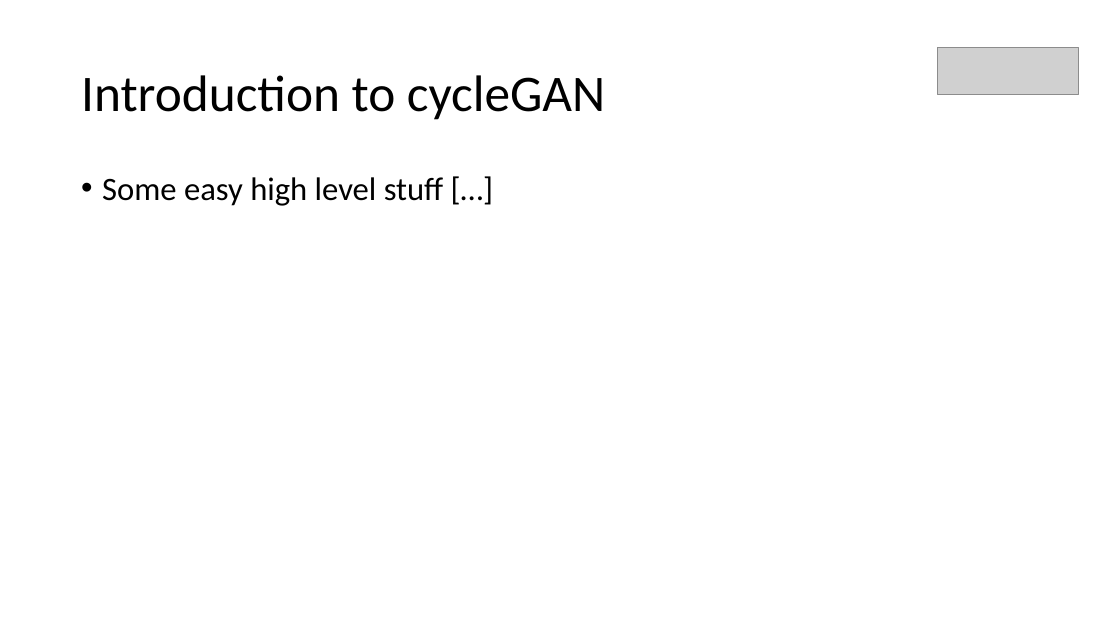
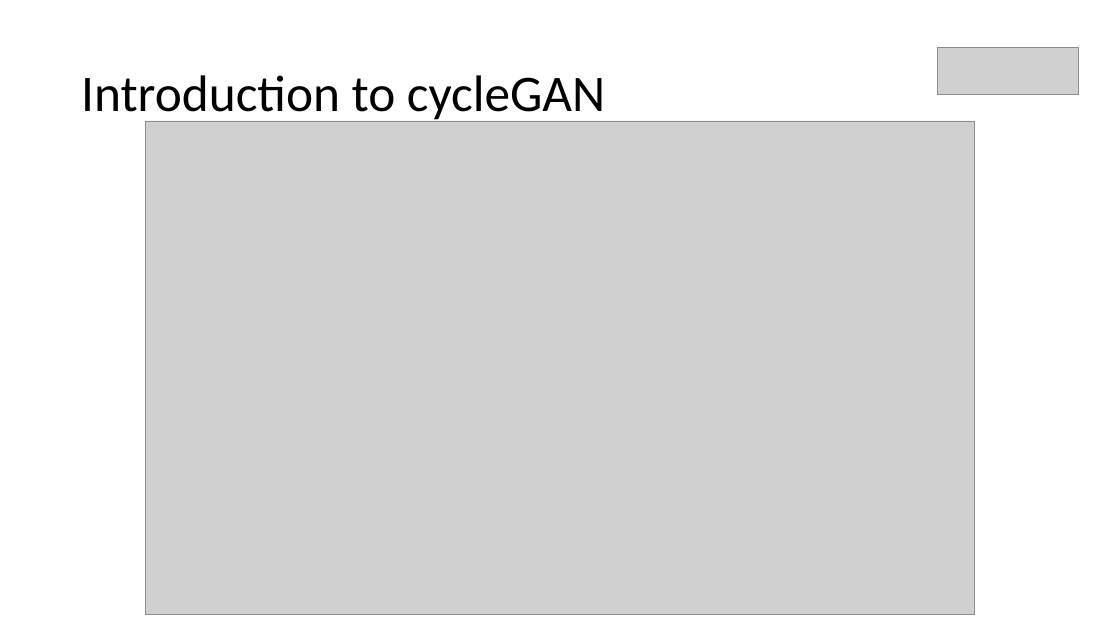
Before and after one commit to fs2019-atml/face-to-cartoon, a slide deck: slide 4 of Presentation_FaceToCartoon.pptx (slide 3 before the commit). Drawn at 1120x630 pixels with LibreOffice and Linux fonts; fonts in the diff are those of the drawing; grey boxes stand for pictures. Boxes give left, top, right and bottom in pixels: in the first picture for what was removed or moved away, otherwise in the second. Text is boxed around its words. In the diff, an @@ line names an element or a change of style, - is before the commit and + after.

```diff
--- a/Presentation_FaceToCartoon.pptx
+++ b/Presentation_FaceToCartoon.pptx
@@ picture added at [145, 121, 975, 614] @@
@@ text removed at [102, 177, 443, 206] @@
-• Some easy high level stuff […]
```
Also in this commit, not shown: 3 other slides changed, 4 slides added, 1 slide removed.
